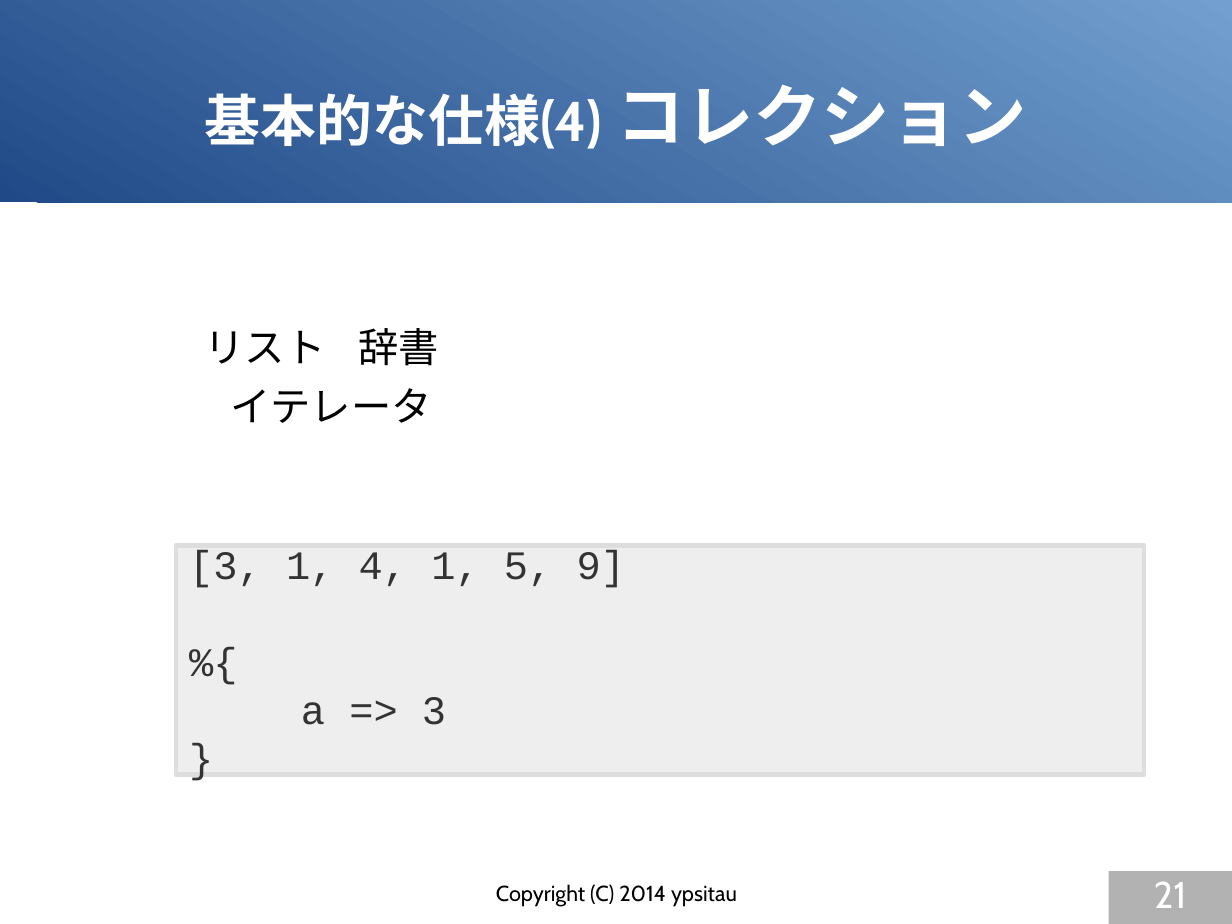
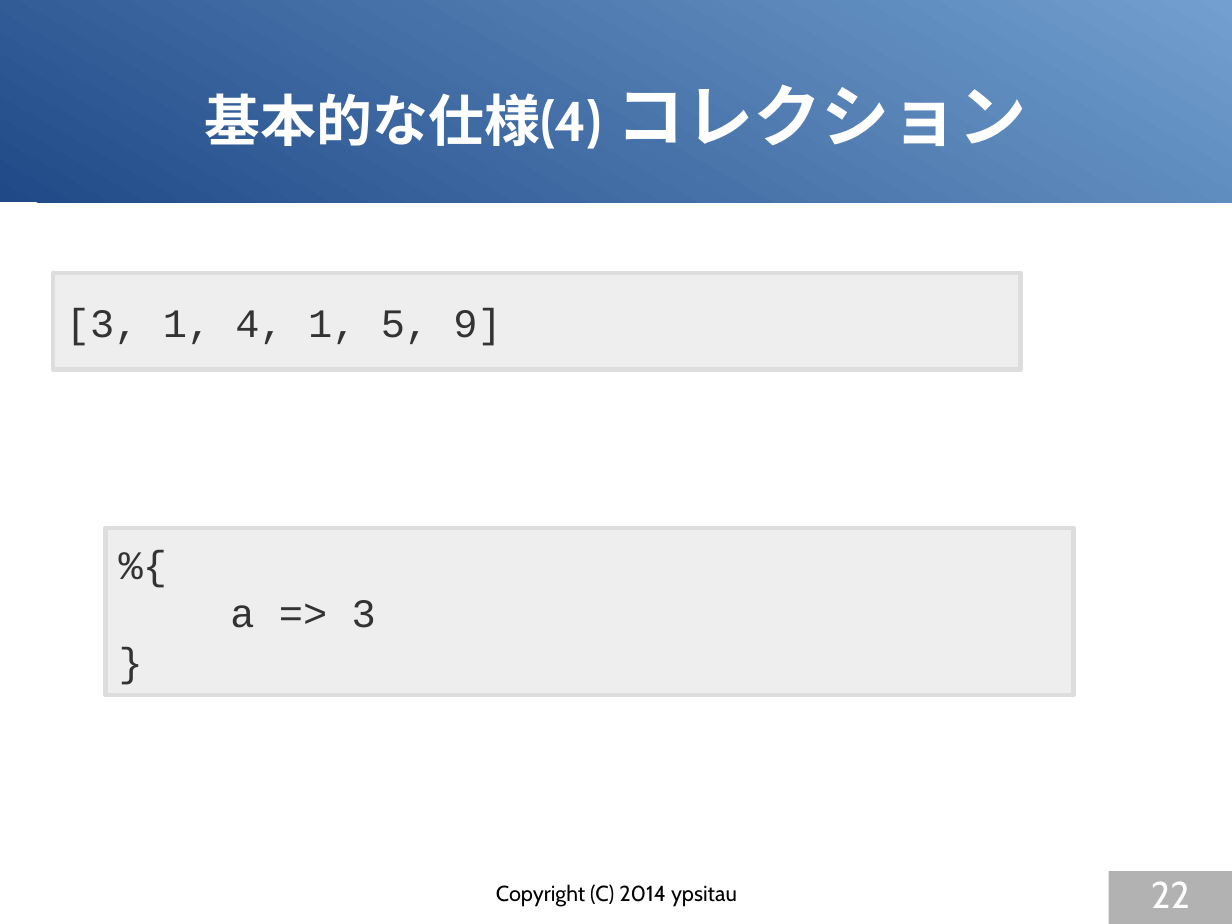
Before and after one commit to gura-lang/gura-doc, a slide deck: slide 22 of presentation/gura-introduction.odp (slide 21 before the commit). Drawn at 1232x924 pixels with LibreOffice and Linux fonts; fonts in the diff are those of the drawing. Boxes give left, top, right and bottom in pixels: in the first picture for what was removed or moved away, otherwise in the second. Text is boxed around its words. In the diff, an @@ line names an element or a change of style, - is before the commit and + after.

```diff
--- a/presentation/gura-introduction.odp
+++ b/presentation/gura-introduction.odp
@@ rectangle "[3, 1, 4, 1, 5, ...": place and size @@
-rectangle "[3, 1, 4, 1, 5, ..." at [176, 546, 1144, 775]
+rectangle "[3, 1, 4, 1, 5, ..." at [53, 273, 1021, 370]
@@ text removed at [358, 328, 439, 366] @@
-辞書
@@ text removed at [205, 330, 326, 364] @@
-リスト
@@ text removed at [231, 388, 432, 423] @@
-イテレータ
@@ rectangle added at [105, 528, 1073, 695], fill #EEEEEE, outline #DDDDDD 2.83 pt, 26 pt, text #333333 @@
+%{
+a => 3
+}
@@ text in rectangle at [301, 697, 446, 725]: paragraphs removed @@
-%{
-a => 3
-}
@@ page number at [1151, 881, 1190, 908]: text changed @@
-21
+22
```
Also in this commit, not shown: 7 other slides changed, 2 slides added, 1 slide removed.
